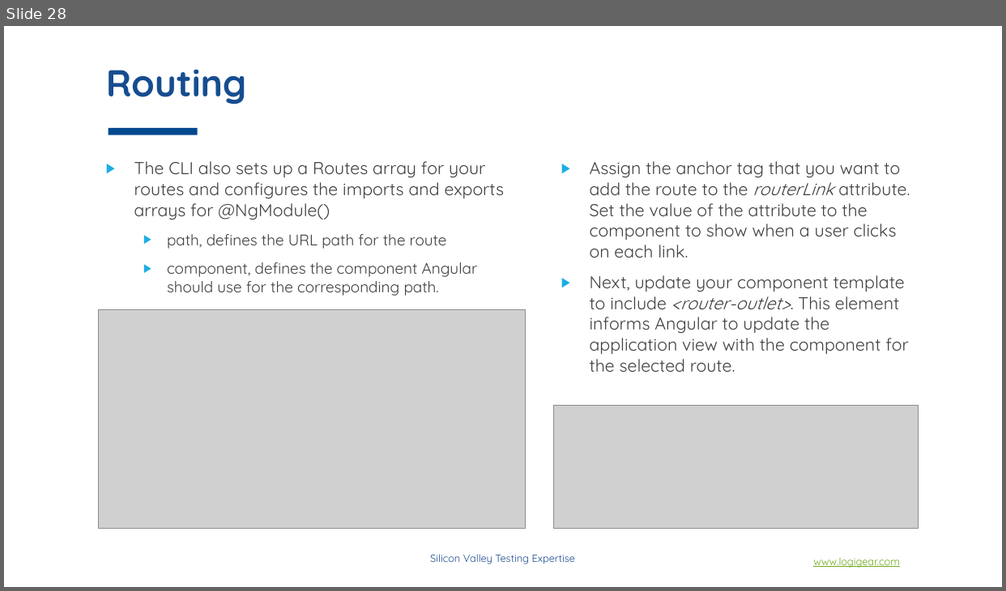
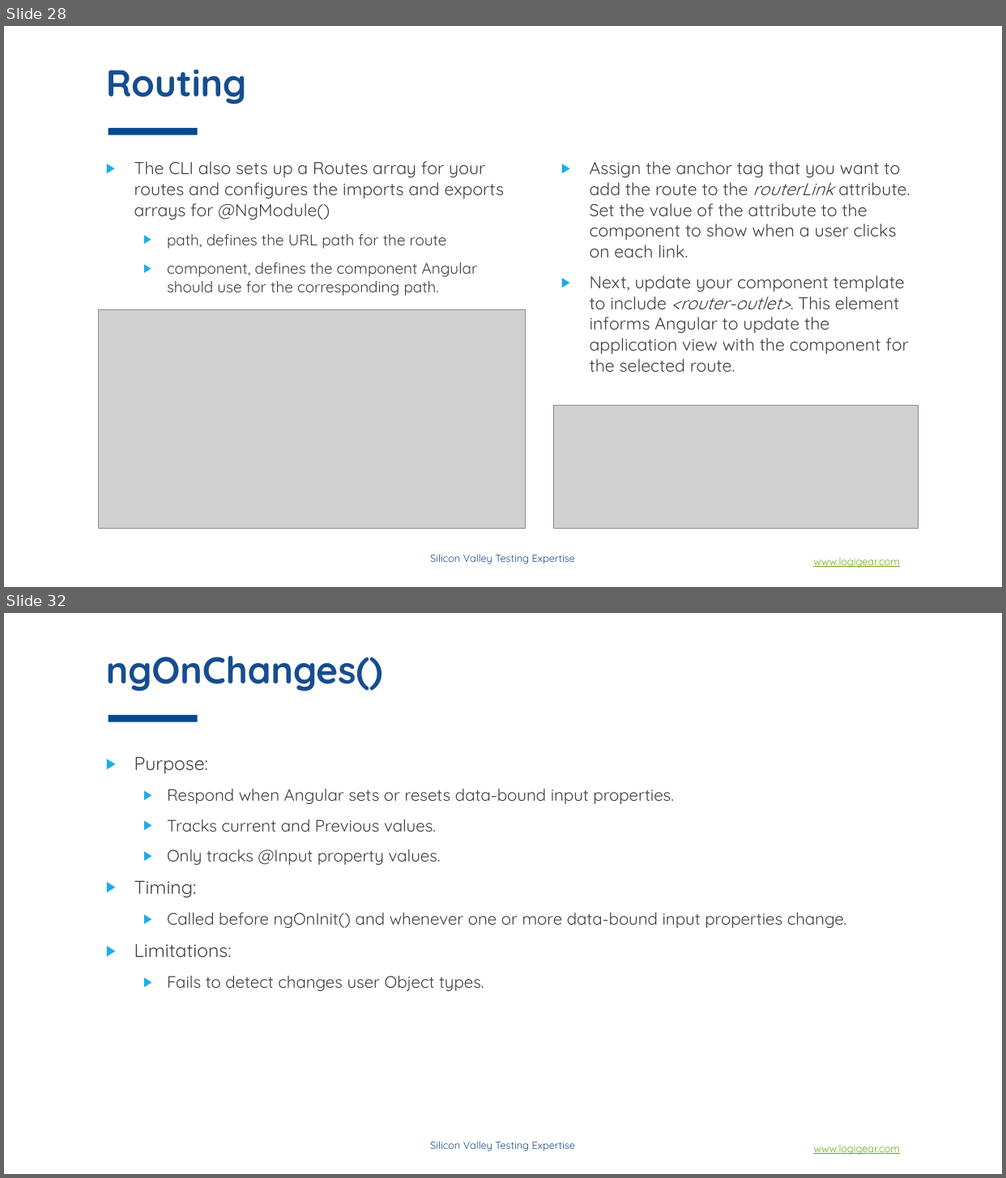
Before and after one commit to phongha1912/spring, a slide deck: doc/material/slides/section_2/Angular concepts.pptx. Shown one above the other, each under a label of ours: slide 28 before the commit, slides 28 and 32 after it; the slides between them are not shown. The pictures are 1006x591 and 1006x1178 pixels, drawn with LibreOffice and Linux fonts; fonts in the diff are those of the drawing; grey boxes stand for pictures; background and template pictures are left out. Boxes give left, top, right and bottom in pixels: in the first picture for what was removed or moved away, otherwise in the second. Text is boxed around its words. In the diff, an @@ line names an element or a change of style, - is before the commit and + after.

```diff
--- a/doc/material/slides/section_2/Angular concepts.pptx
+++ b/doc/material/slides/section_2/Angular concepts.pptx
@@ slide 32 added at <box>4,613,1002,1174</box>, background #FFFFFF; not listed: 3 template elements that a slide beside it also shows @@
@@ title added at <box>106,656,383,692</box>, 36 pt, text #164D90, bold @@
+ngOnChanges()
@@ text added at <box>134,757,847,991</box>, 16 pt, text #404040 @@
+▶ Purpose:
+  ▶ Respond when Angular sets or resets data-bound input properties.
+  ▶ Tracks current and Previous values.
+  ▶ Only tracks @Input property values.
+▶ Timing:
+  ▶ Called before ngOnInit() and whenever one or more data-bound input properties change.
+▶ Limitations:
+  ▶ Fails to detect changes user Object types.
```
Also in this commit, not shown: 10 other slides added, 1 slide removed, 21 other files.
